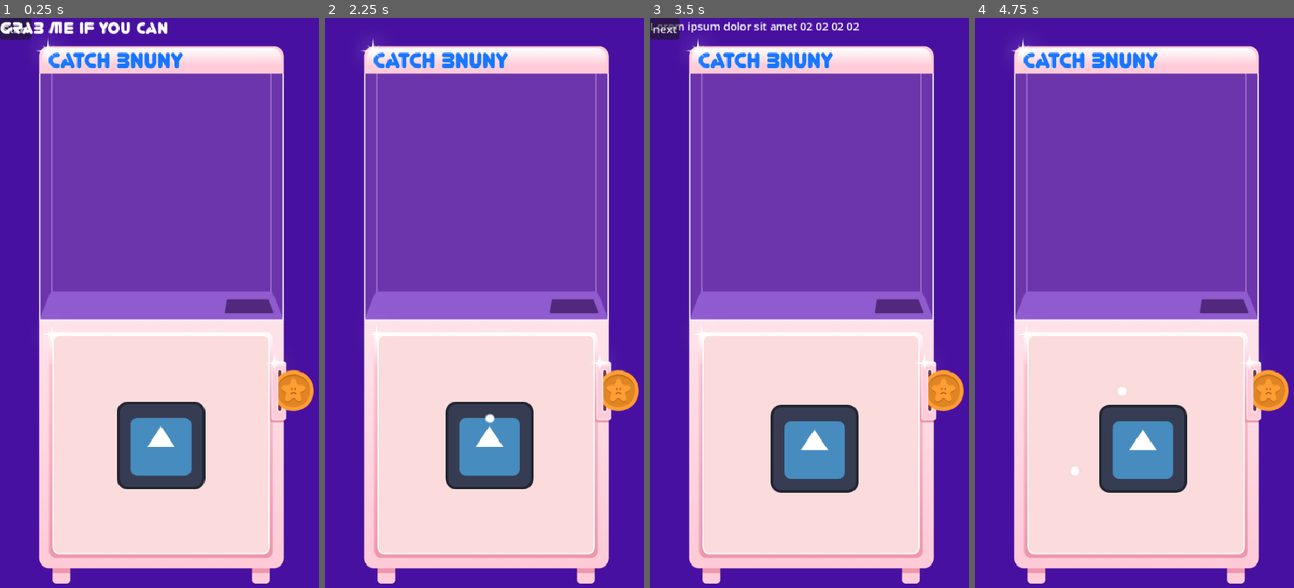
Above: before the commit, frames 1-4 (left to right).
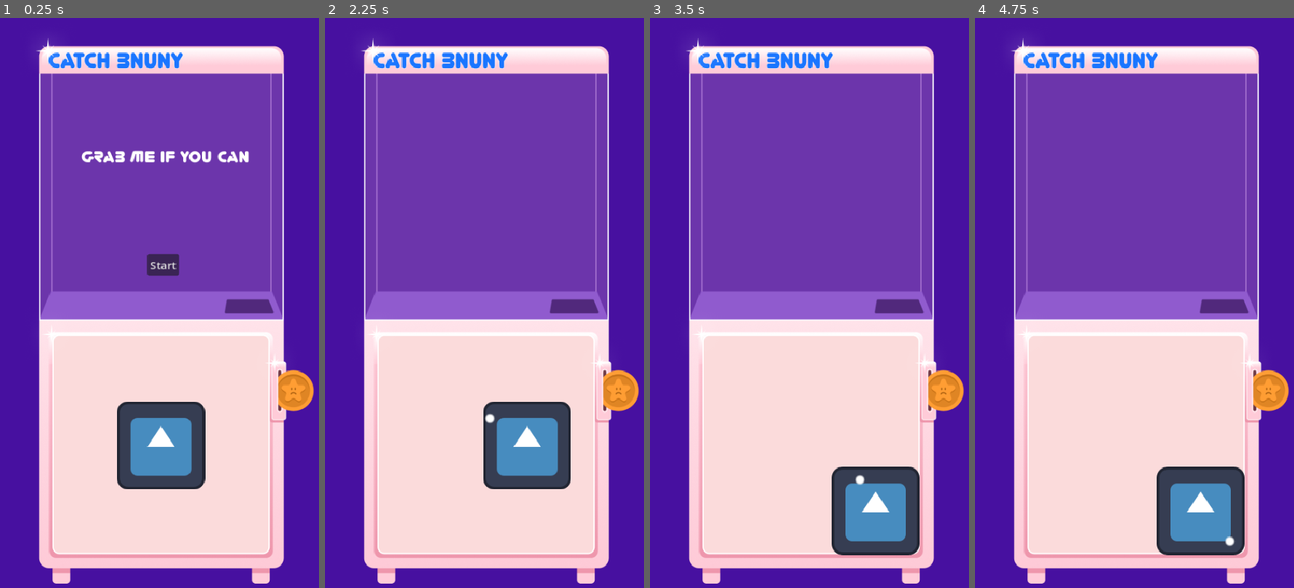
Above: after the commit, the same moments.

Repository: annika-hayd/ponpon-2026
Game: Godot game, scene res://main.tscn
Same seed, same stepped clock (60 frames per second), same inputs: the game is played once before the commit and once after it. The engine's default icon, where the game draws it, is replaced by a stand-in: a white triangle on a blue panel in a dark square.
Inputs (mouse positions are in pixels of both pictures, inside the frame that each line leads up to):
- Up to frame 1 (0.25 s): no input
- Up to frame 2 (2.25 s): click "Start" at 0.5 s; click "next" (after the commit: "Next") at 1.25 s; tap Enter at 2 s; hold D from 2.03 s (still down)
- Up to frame 3 (3.5 s): tap Space at 2.75 s; release D at 2.78 s; hold S from 2.78 s (still down)
- Up to frame 4 (4.75 s): release S at 3.5 s; click (990, 29) at 3.5 s, where only the run before the commit has a clickable "next"; hold D from 4.28 s (still down)

The runs differ from the first frame. In frame 1, 2.1% of the frame differs, in the area x 0-79%, y 0-46%; in frame 2, 4.6%; in frame 3, 8.7%, in the area x 0-85%, y 0-95%; in frame 4, 7.9%.

Commit message:
fixing player movement, repositioning text, fixing next button

Diff:
--- a/main.gd
+++ b/main.gd
@@ -36,6 +36,7 @@
 		State.DIALOG:
 			set_gameplay_active(false)
 			clear_all_bullets()
+			player.reset_player()
 			show_dialog_for_level(current_level)
 			dialog_box.show()
 
@@ -52,11 +53,11 @@
 func show_dialog_for_level(level: int) -> void:
 	match level:
 		1:
-			dialog_label.text = "Test Test 01 01 01 This is a Text"
+			dialog_label.text = "Welcome to this Game, this is a initial Dialog,\n  klick 'next' for starting the game"
 		2:
-			dialog_label.text = "Lorem ipsum dolor sit amet 02 02 02 02"
+			dialog_label.text = "HA! You lost this level.. or maybe won...\n at least you've been hit by the bullet!"
 		3:
-			dialog_label.text = "This is some more Dialoge test would it work like that?"
+			dialog_label.text = "How do you like that?\n This is your last chance!!\n Good luck!"
 
 # --- BULLETS SPAWNEN & AUFRÄUMEN ---
 func spawn_bullets_for_level(level: int) -> void:
@@ -73,7 +74,6 @@
 		b.queue_free()
 
 func set_gameplay_active(is_active: bool) -> void:
-	player.set_process_input(is_active)
 	player.set_process(is_active)
 	for b in get_tree().get_nodes_in_group("bullets"):
 		b.set_process(is_active)
--- a/main.tscn
+++ b/main.tscn
@@ -48,14 +48,18 @@
 
 [node name="StartButton" type="Button" parent="UI/TitleScreen" unique_id=2126329949]
 layout_mode = 0
-offset_right = 8.0
-offset_bottom = 8.0
+offset_left = 214.0
+offset_top = 343.0
+offset_right = 260.0
+offset_bottom = 374.0
 text = "Start"
 
 [node name="ScreenTitle" type="Label" parent="UI/TitleScreen" unique_id=36390358]
 layout_mode = 0
-offset_right = 40.0
-offset_bottom = 23.0
+offset_left = 118.0
+offset_top = 187.0
+offset_right = 362.0
+offset_bottom = 215.0
 theme_override_fonts/font = ExtResource("7_272bh")
 theme_override_font_sizes/font_size = 23
 text = "Grab me If you can"
@@ -70,25 +74,36 @@
 
 [node name="Dialog" type="Label" parent="UI/DialogBox" unique_id=828260868]
 layout_mode = 0
-offset_right = 40.0
-offset_bottom = 23.0
+offset_left = 76.0
+offset_top = 229.0
+offset_right = 392.0
+offset_bottom = 289.0
 
 [node name="NextButton" type="Button" parent="UI/DialogBox" unique_id=1553730242]
 layout_mode = 0
-offset_right = 8.0
-offset_bottom = 8.0
-text = "next"
+offset_left = 216.0
+offset_top = 342.0
+offset_right = 259.0
+offset_bottom = 373.0
+text = "Next"
 
 [node name="GameOverScreen" type="Control" parent="UI" unique_id=1093430261]
 layout_mode = 3
 anchors_preset = 0
-offset_right = 40.0
-offset_bottom = 40.0
+offset_left = 192.0
+offset_top = 181.0
+offset_right = 275.0
+offset_bottom = 221.0
 
-[node name="Label" type="Label" parent="UI/GameOverScreen" unique_id=1386023522]
+[node name="EndTitle" type="Label" parent="UI/GameOverScreen" unique_id=1386023522]
 layout_mode = 0
-offset_right = 40.0
-offset_bottom = 23.0
+offset_left = -26.0
+offset_top = 6.0
+offset_right = 117.0
+offset_bottom = 33.0
+theme_override_fonts/font = ExtResource("7_272bh")
+theme_override_font_sizes/font_size = 22
+text = "Game Over!"
 
 [connection signal="area_entered" from="Player" to="." method="_on_player_area_entered"]
 [connection signal="pressed" from="UI/TitleScreen/StartButton" to="." method="_on_start_button_pressed"]
--- a/player.gd
+++ b/player.gd
@@ -1,30 +1,38 @@
 extends Area2D
 
-@export var speed = 5.0
+@export var speed = 300.0
 @onready var playingField: ReferenceRect = $"../PlayingField"
 @onready var sprite: Sprite2D = $Sprite2D
 
 func _ready():
+	reset_player()
+
+func reset_player():
 	var playfieldPosition = playingField.get_rect().position
 	position = playfieldPosition + playingField.get_rect().size / 2
 
-func _input(event):
-	if event is InputEventKey and event.pressed:
-		if event.keycode == KEY_D:
-			position.x += speed
-		elif event.keycode == KEY_A:
-			position.x -= speed
-		elif event.keycode == KEY_W:
-			position.y -= speed
-		elif event.keycode == KEY_S:
-			position.y += speed
+func _process(delta):
+	#keep player moving
+	var direction = Vector2.ZERO
+	if Input.is_key_pressed(KEY_D):
+		direction.x += 1
+	if Input.is_key_pressed(KEY_A):
+		direction.x -= 1
+	if Input.is_key_pressed(KEY_S):
+		direction.y += 1
+	if Input.is_key_pressed(KEY_W):
+		direction.y -= 1
 
-func _process(delta):
+	if direction != Vector2.ZERO:
+		direction = direction.normalized()
+
+	position += direction * speed * delta
+
+	#keep Player in Field
 	var bounds = playingField.get_rect()
 
 	var half_w = (sprite.texture.get_width() * sprite.scale.x) / 2.0
 	var half_h = (sprite.texture.get_height() * sprite.scale.y) / 2.0
 
-	# Position begrenzen
 	position.x = clamp(position.x, bounds.position.x + half_w, bounds.end.x - half_w)
 	position.y = clamp(position.y, bounds.position.y + half_h, bounds.end.y - half_h)
